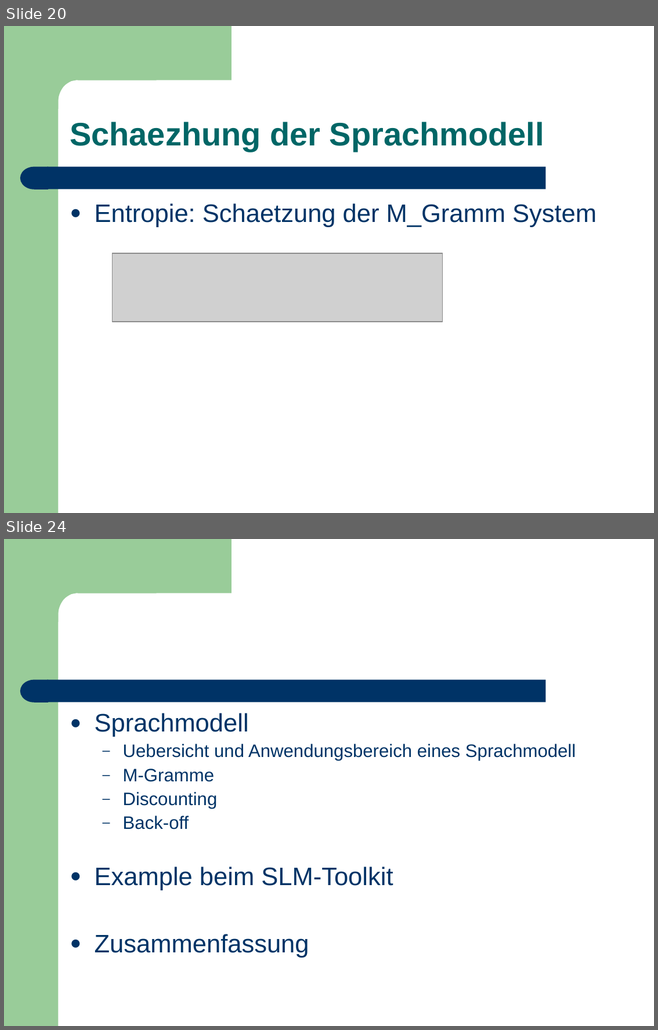
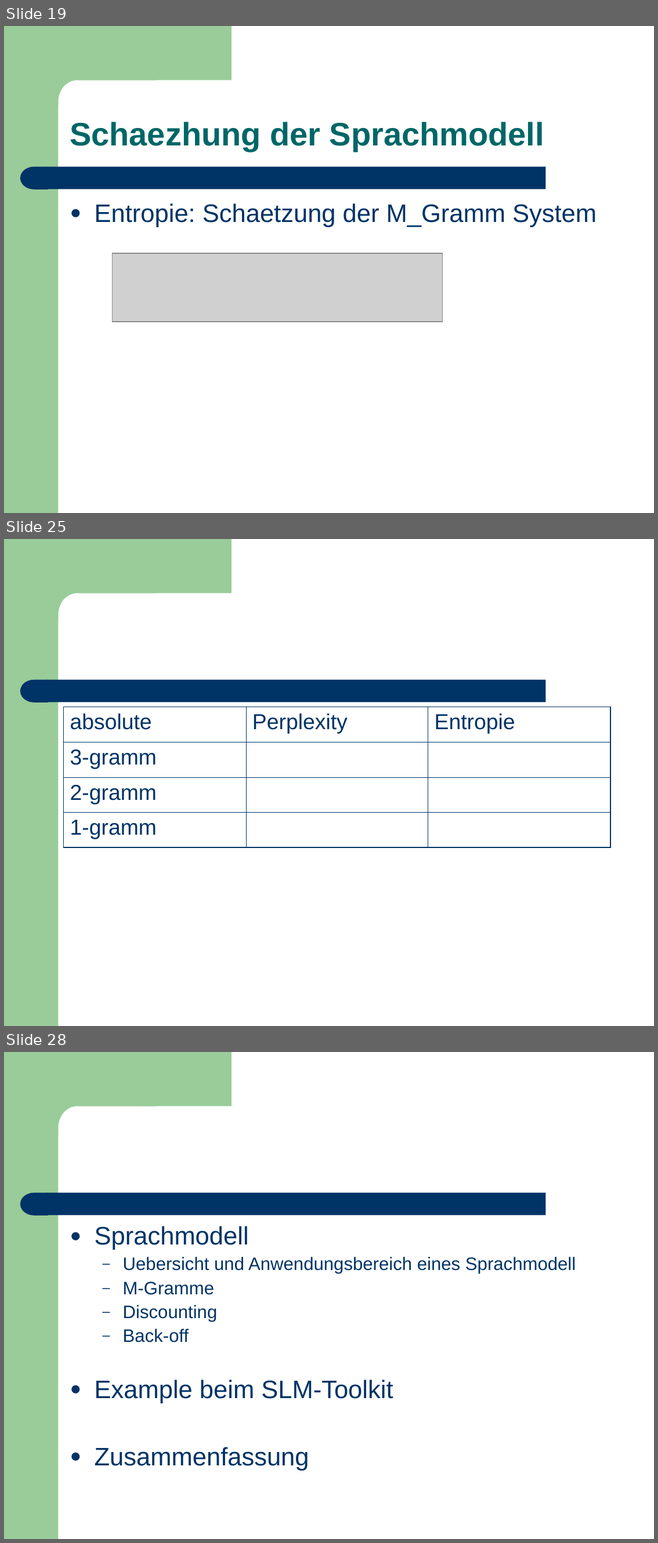
Before and after one commit to leonard117/arbeittet, a slide deck: ARS/doc/Training_Sprachmodell.ppt. Shown one above the other, each under a label of ours: slides 20 and 24 before the commit, slides 19, 25 and 28 after it; the slides between them are not shown. The pictures are 658x1030 and 658x1543 pixels, drawn with LibreOffice and Linux fonts; fonts in the diff are those of the drawing; grey boxes stand for pictures. Boxes give left, top, right and bottom in pixels: in the first picture for what was removed or moved away, otherwise in the second. Text is boxed around its words. In the diff, an @@ line names an element or a change of style, - is before the commit and + after.

```diff
--- a/ARS/doc/Training_Sprachmodell.ppt
+++ b/ARS/doc/Training_Sprachmodell.ppt
@@ slide 25 added at box(4, 539, 654, 1026), background #FFFFFF; not listed: 4 template elements that a slide beside it also shows @@
@@ table added at box(64, 707, 611, 848), 4 rows, 3 columns @@
+absolute | Perplexity | Entropie
+3-gramm |  | 
+2-gramm |  | 
+1-gramm |  | 
@@ what was slide 20 is now slide 19 @@
@@ what was slide 24 is now slide 28 @@
```
Also in this commit, not shown: 2 slides changed, 4 other slides added, 1 slide removed.
